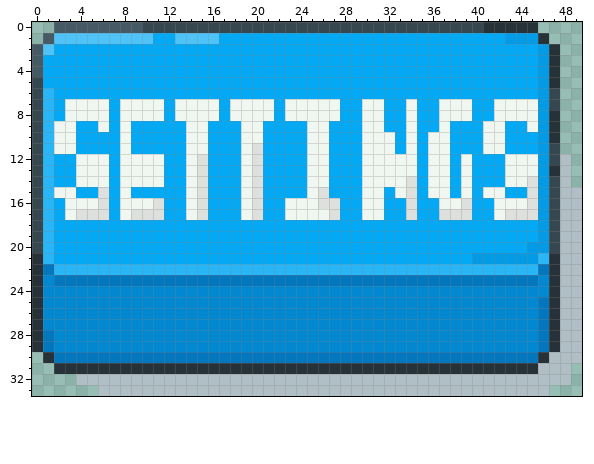
File history of a pixel-art file, sprites/settings.aseprite. Above: the version before the commit.
50x34 pixels, 1 frame.
Now the later version:
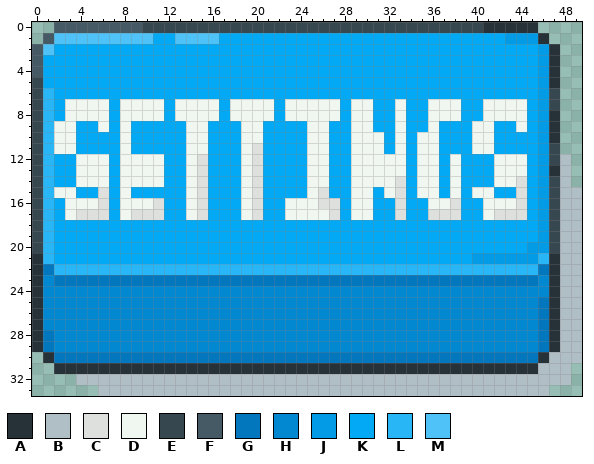
Palette (. is transparent): A #263238  B #b0bec5  C #dde0dd  D #f0f6f0  E #37474f  F #455a64  G #0277bd  H #0288d1  J #039be5  K #03a9f4  L #29b6f6  M #4fc3f7
Difference:
Changed rows in their new state; - is an unchanged pixel.
Layer "Layer 2":
first column x 29:
 7 D-K-DK-D--K-D---K
 8 D-K-DK-D--K-D---K
 9 D-K-DK-DK--D-K-DK
10 D--KDKD-K--D-K---
11 D--KDKD-K--D-K---
12 D----KD-KDK--D--K
13 D----KD-KDK--D--K
14 D---CKD-KDK--D-CK
15 D-KDCKD-KDKD-K-CK
16 D-K-CK-D-CK-D--CK
17 D-K-CK-C--K-DC--K
Boxes around the changes in both pictures, in picture pixels (x1, y1, x2, y2):
changed: (351, 99, 538, 220)
